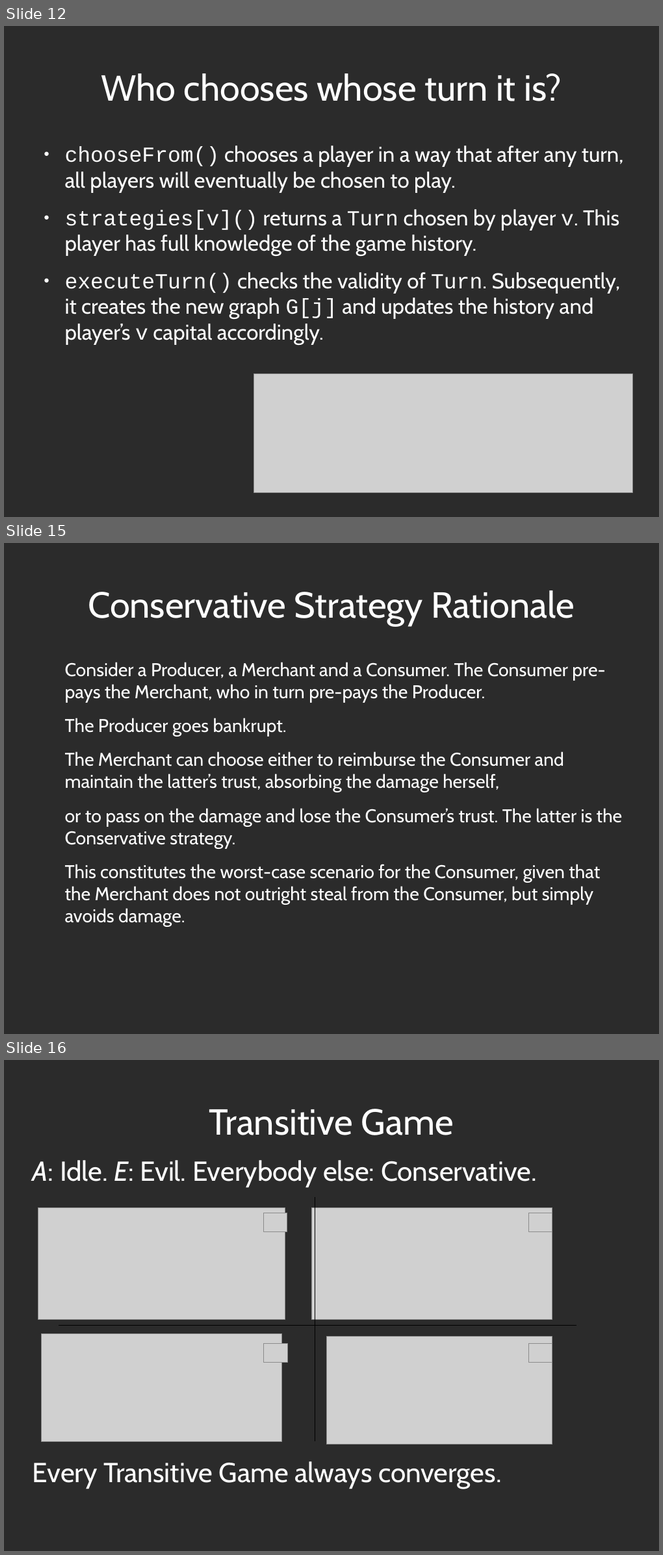
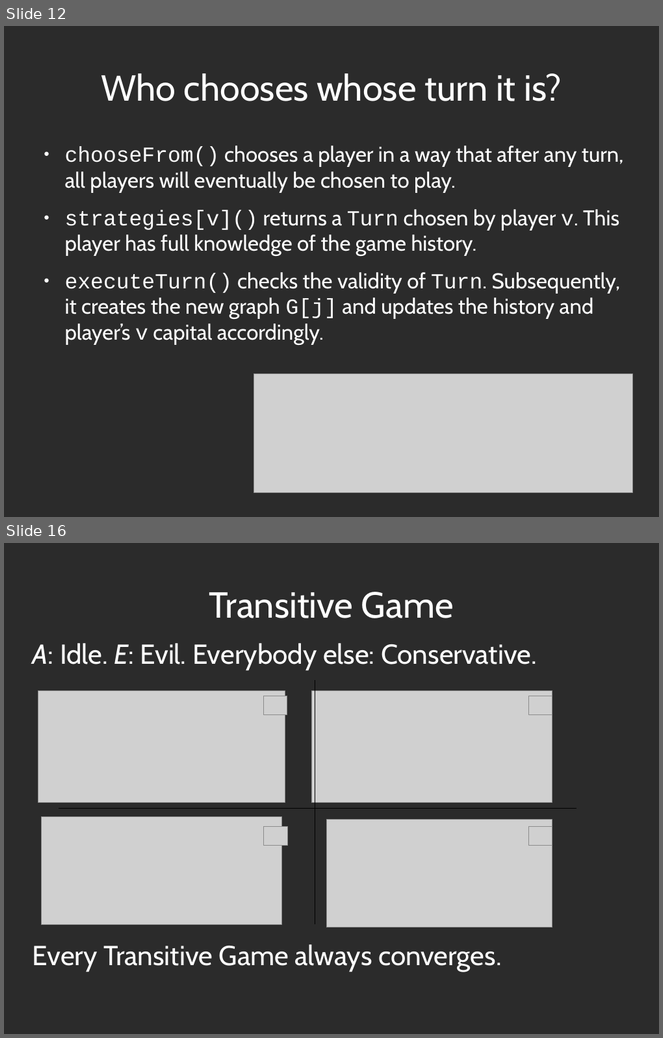
Before and after one commit to decrypto-org/TrustIsRisk, a slide deck: presentations/AtheCrypt10-1-2017/AtheCrypt10-1-2017.odp. Shown one above the other, each under a label of ours: slides 12, 15 and 16 before the commit, slides 12 and 16 after it; the slides between them are not shown. The pictures are 663x1555 and 663x1038 pixels, drawn with LibreOffice and Linux fonts; fonts in the diff are those of the drawing; grey boxes stand for pictures; background and template pictures are left out; a plain dark background stands for a picture behind light text. Boxes give left, top, right and bottom in pixels: in the first picture for what was removed or moved away, otherwise in the second. Text is boxed around its words. In the diff, an @@ line names an element or a change of style, - is before the commit and + after.

Commit message:
complete all slides until conservative strategy rationale

```diff
--- a/presentations/AtheCrypt10-1-2017/AtheCrypt10-1-2017.odp
+++ b/presentations/AtheCrypt10-1-2017/AtheCrypt10-1-2017.odp
@@ slide 15 removed at (4, 543, 659, 1034), background picture (left out) @@
@@ title removed at (88, 590, 575, 626) @@
-Conservative Strategy Rationale
@@ text removed at (65, 662, 623, 927) @@
-Consider a Producer, a Merchant and a Consumer. The Consumer pre-pays the Merchant, who in turn pre-pays the Producer.
-The Producer goes bankrupt.
-The Merchant can choose either to reimburse the Consumer and maintain the latter’s trust, absorbing the damage herself,
-or to pass on the damage and lose the Consumer’s trust. The latter is the Conservative strategy.
-This constitutes the worst-case scenario for the Consumer, given that the Merchant does not outright steal from the Consumer, but simply avoids damage.
```
Also in this commit, not shown: 3 slides changed, 1 slide added, 10 other files.
